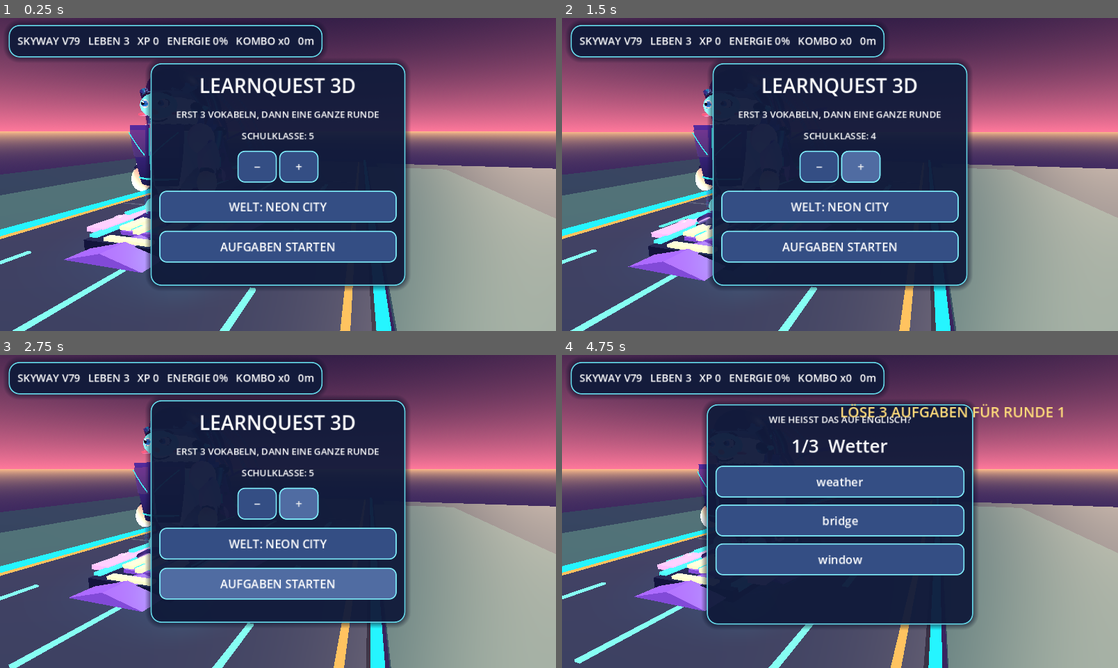
Above: before the commit, frames 1-4 (two rows, left to right).
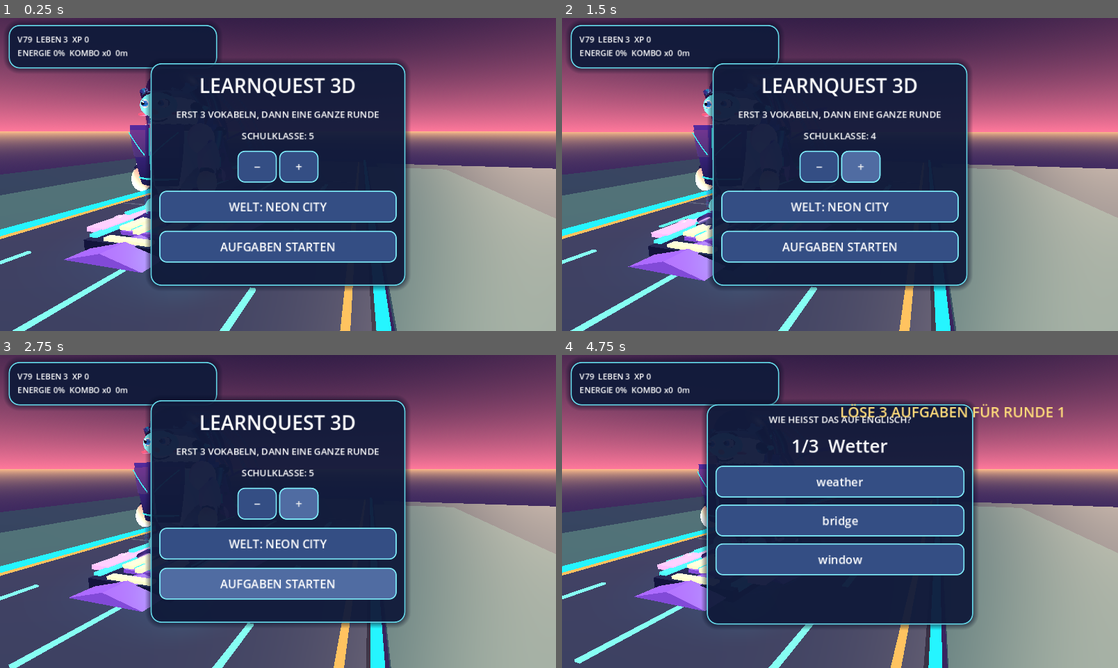
Above: after the commit, the same moments.

Repository: mtothek0703/learnquest-unity-web
Game: Godot game, scene res://main.tscn
The game is run twice, just before and just after one commit, with the same random seed, the same clock (stepped at 60 frames per second) and the same inputs.
Inputs (mouse positions are in pixels of both pictures, inside the frame that each line leads up to):
- Up to frame 1 (0.25 s): no input
- Up to frame 2 (1.5 s): click "−" at 0.5 s; move the mouse to (962, 158) at 1.27 s; hold Right from 1.28 s (still down); hold Q from 1.28 s (still down); click (962, 158) at 1.42 s
- Up to frame 3 (2.75 s): tap Space at 1.52 s; release Right at 2 s; release Q at 2 s; drag from (166, 527) to (250, 574) at 2.02 s
- Up to frame 4 (4.75 s): move the mouse to (895, 442) at 2.77 s; hold Right 2.78-3.5 s; hold R 2.78-3.5 s; drag from (812, 574) to (673, 464) at 3.52 s; move the mouse to (1006, 558) at 4.27 s; hold Left from 4.28 s (still down); hold E from 4.28 s (still down); tap Space at 4.52 s

The runs differ from the first frame. In frame 1, 4.5% of the frame differs, in the area x 1-59%, y 2-18%; in frame 2, 4.5%; in frame 3, 4.5%; in frame 4, 4.7%.

Commit message:
feat(mobile): prioritize two-line compact HUD for landscape touchscreens, preserve desktop UI and gestures

Diff:
--- a/godot/world.gd
+++ b/godot/world.gd
@@ -1161,15 +1161,15 @@
     last_touch_layout_width = viewport_width
     last_touch_layout_height = layout_height
     var narrow := viewport_width < 720.0
-    mobile_hud_layout = narrow
-    # Safari/Android landscape often exceeds 720 px. Keep the desktop HUD
-    # layout there, but do not force accessibility buttons back on-screen.
-    # The override lets headless CI simulate a real landscape touchscreen.
     var has_touchscreen := DisplayServer.is_touchscreen_available() if touchscreen_override < 0 else touchscreen_override == 1
+    # The primary mobile format is landscape: reserve the middle for the rider.
+    # Never force a long desktop HUD across a short 16:9 mobile viewport.
+    var landscape_phone := has_touchscreen and viewport_width > layout_height and layout_height < 620.0
+    mobile_hud_layout = narrow or landscape_phone
     touch_screen_mode = narrow or has_touchscreen
-    hud_panel.custom_minimum_size.x = minf(360.0, maxf(0.0, viewport_width - 30.0)) if narrow else 360.0
+    hud_panel.custom_minimum_size.x = minf(360.0, maxf(0.0, viewport_width - 30.0)) if mobile_hud_layout else 360.0
     progress_bar.custom_minimum_size.x = hud_panel.custom_minimum_size.x
-    hud.add_theme_font_size_override("font_size", 16 if narrow else 18)
+    hud.add_theme_font_size_override("font_size", 14 if landscape_phone else (16 if narrow else 18))
     controls_grid.columns = 2 if narrow else 4
     controls_grid.offset_top = -142.0 if narrow else -90.0
     powerups_grid.offset_top = -200.0 if narrow else -152.0
